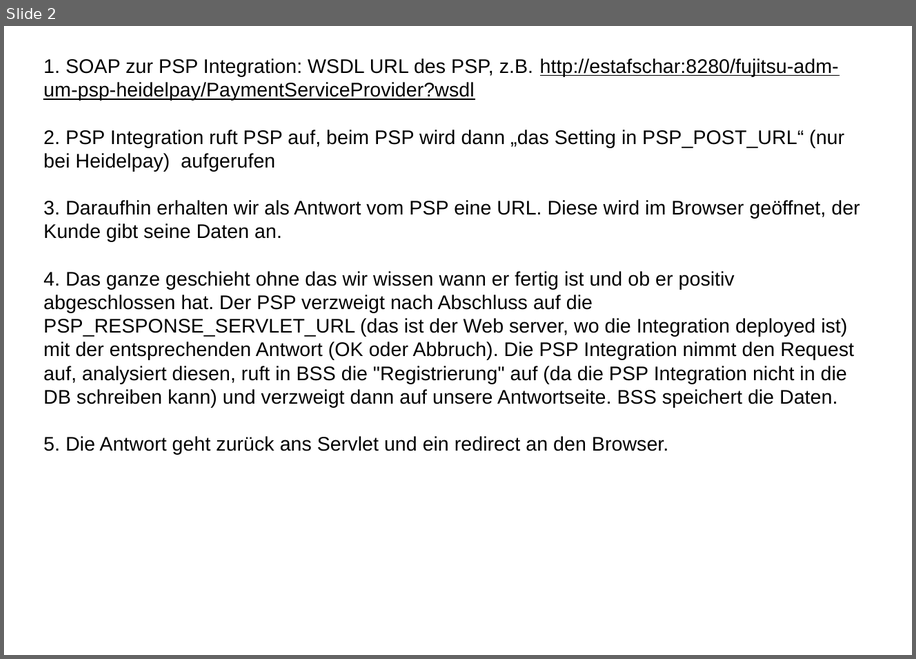
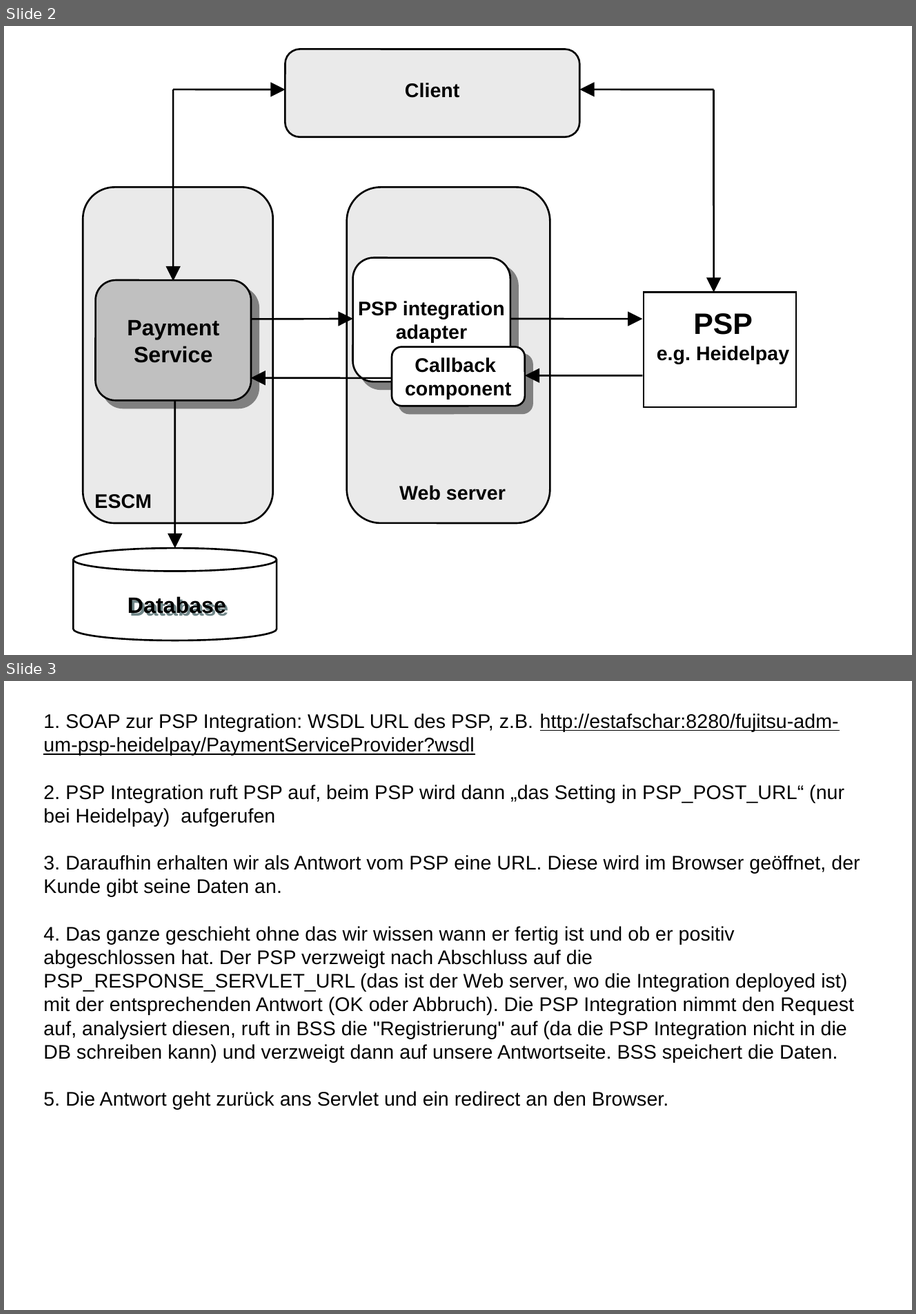
Before and after one commit to servicecatalog/documentation, a slide deck: Development/DocSources/en/Shared/_images/IntegrationPSP.ppt. Shown one above the other, each under a label of ours: slide 2 before the commit, slides 2 and 3 after it. The pictures are 916x659 and 916x1314 pixels, drawn with LibreOffice and Linux fonts; fonts in the diff are those of the drawing. Boxes give left, top, right and bottom in pixels: in the first picture for what was removed or moved away, otherwise in the second. Text is boxed around its words. In the diff, an @@ line names an element or a change of style, - is before the commit and + after.

```diff
--- a/Development/DocSources/en/Shared/_images/IntegrationPSP.ppt
+++ b/Development/DocSources/en/Shared/_images/IntegrationPSP.ppt
@@ slide 2 added at (x1=4, y1=26, x2=912, y2=655), background #FFFFFF @@
@@ rounded rectangle added at (x1=286, y1=49, x2=580, y2=136), fill #EAEAEA, outline #000000 0.74 pt @@
@@ text added at (x1=405, y1=83, x2=459, y2=98), 8 pt, text #000000, bold @@
+Client
@@ arrow added from (172, 90) to (286, 90), #000000 0.74 pt @@
@@ arrow added from (172, 90) to (172, 281), #000000 0.74 pt @@
@@ arrow added from (713, 90) to (579, 90), #000000 0.74 pt @@
@@ arrow added from (713, 90) to (713, 292), #000000 0.74 pt @@
@@ freeform shape added at (x1=82, y1=187, x2=272, y2=523), fill #EAEAEA, outline #000000 0.74 pt @@
@@ freeform shape added at (x1=346, y1=187, x2=550, y2=523), fill #EAEAEA, outline #000000 0.74 pt @@
@@ rounded rectangle added at (x1=353, y1=259, x2=511, y2=383), fill #FFFFFF, outline #000000 0.74 pt, 8 pt, text #000000, bold @@
+PSP integration
+adapter
@@ rounded rectangle added at (x1=96, y1=280, x2=252, y2=400), fill #C0C0C0, outline #000000 0.74 pt, 9 pt, text #000000, bold @@
+Payment
+Service
@@ rectangle added at (x1=644, y1=292, x2=797, y2=408), fill #FFFFFF, outline #000000 0.74 pt @@
@@ text added at (x1=657, y1=313, x2=789, y2=363), 8 pt, text #000000, bold @@
+PSP
+e.g. Heidelpay
@@ arrow added from (252, 319) to (353, 319), #000000 0.74 pt @@
@@ arrow added from (510, 319) to (642, 319), #000000 0.74 pt @@
@@ rounded rectangle added at (x1=392, y1=347, x2=526, y2=405), fill #FFFFFF, outline #000000 0.74 pt, 8 pt, text #000000, bold @@
+Callback
+component
@@ arrow added from (392, 377) to (250, 377), #000000 0.74 pt @@
@@ arrow added from (642, 375) to (526, 375), #000000 0.74 pt @@
@@ arrow added from (174, 400) to (174, 548), #000000 0.74 pt @@
@@ text added at (x1=94, y1=494, x2=152, y2=508), 8 pt, text #000000, bold @@
+ESCM
@@ text added at (x1=399, y1=485, x2=506, y2=500), 8 pt, text #000000, bold @@
+Web server
@@ cylinder added at (x1=73, y1=548, x2=277, y2=639), fill #FFFFFF, outline #000000 0.74 pt @@
@@ text added at (x1=128, y1=595, x2=226, y2=617), 9 pt, text #000000, bold @@
+Database
@@ what was slide 2 is now slide 3 @@
```
Also in this commit, not shown: 1 slide changed, 17 other files.
